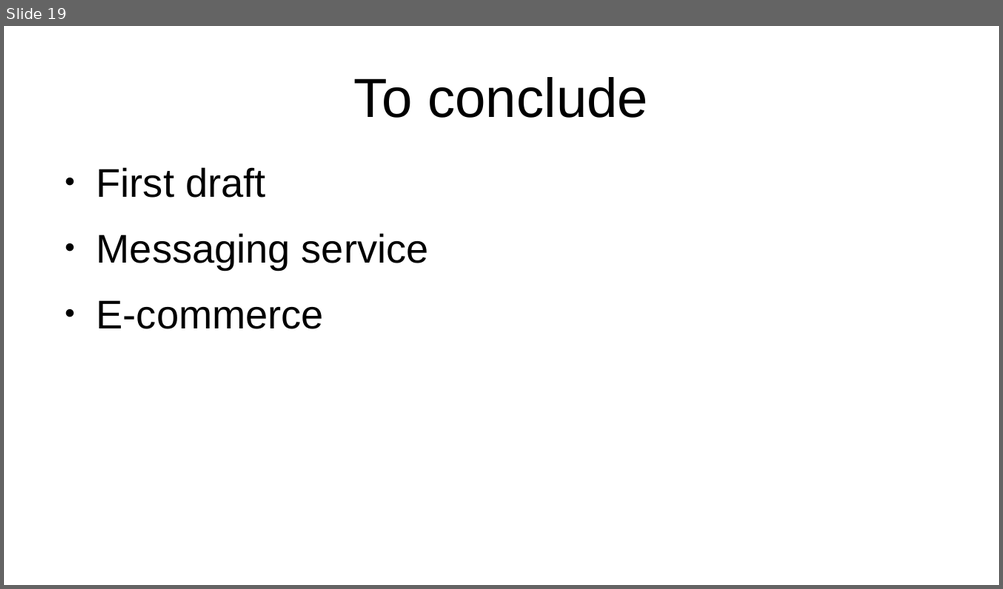
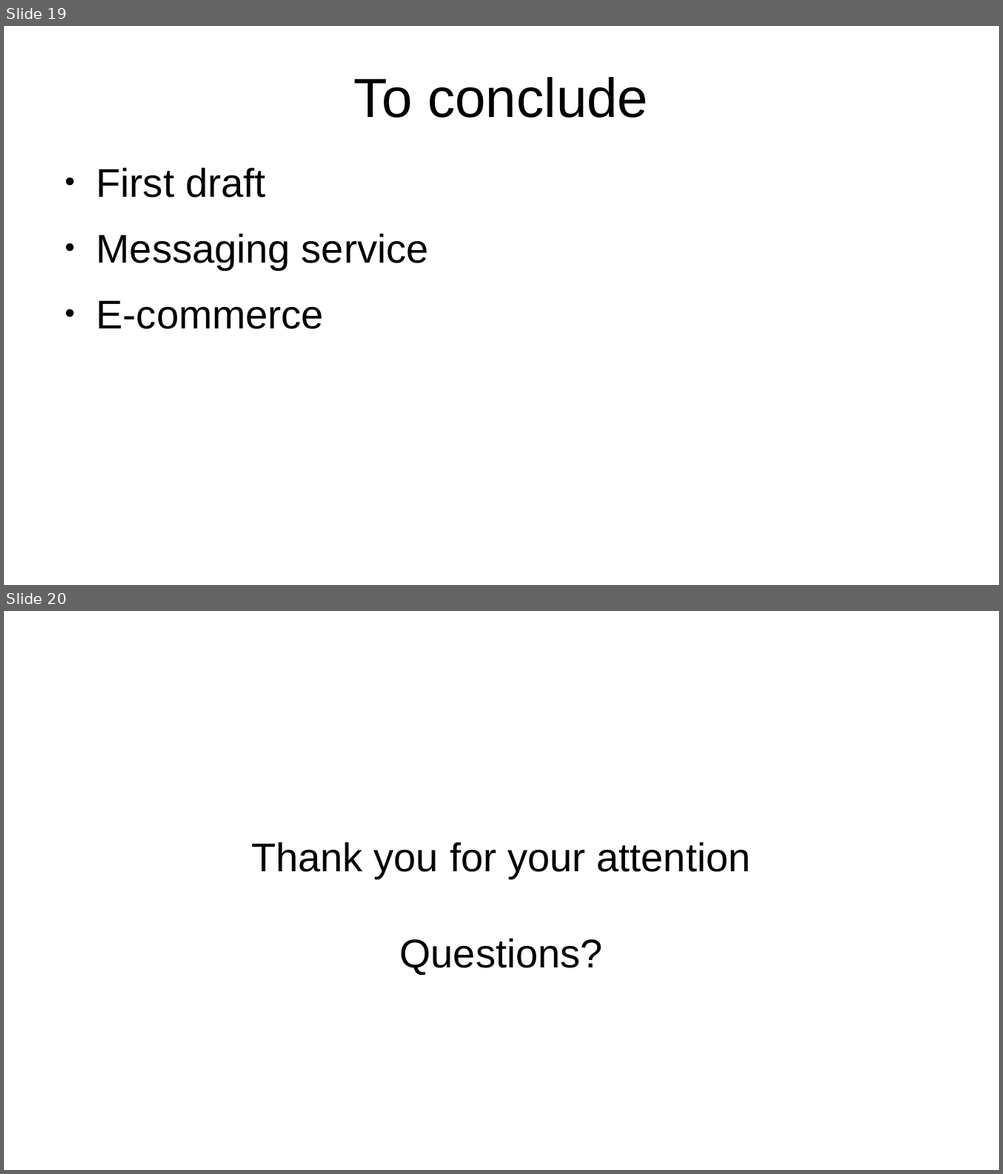
Before and after one commit to EmmaBroudic/Projet-Nooky, a slide deck: Pres.odp. Shown one above the other, each under a label of ours: slide 19 before the commit, slides 19 and 20 after it. The pictures are 1003x589 and 1003x1174 pixels, drawn with LibreOffice and Linux fonts; fonts in the diff are those of the drawing. Boxes give left, top, right and bottom in pixels: in the first picture for what was removed or moved away, otherwise in the second. Text is boxed around its words. In the diff, an @@ line names an element or a change of style, - is before the commit and + after.

```diff
--- a/Pres.odp
+++ b/Pres.odp
@@ slide 20 added at (x1=4, y1=611, x2=999, y2=1170), background #FFFFFF @@
@@ subtitle added at (x1=251, y1=842, x2=751, y2=975), 32 pt, text #000000 @@
+Thank you for your attention
+Questions?
```
Also in this commit, not shown: 5 slides changed, 1 other file.
